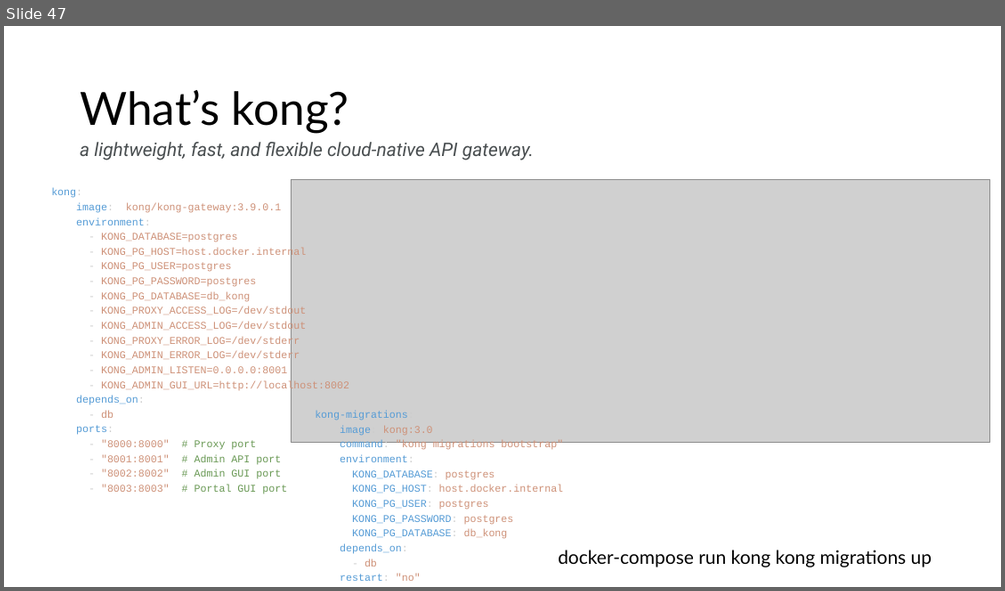
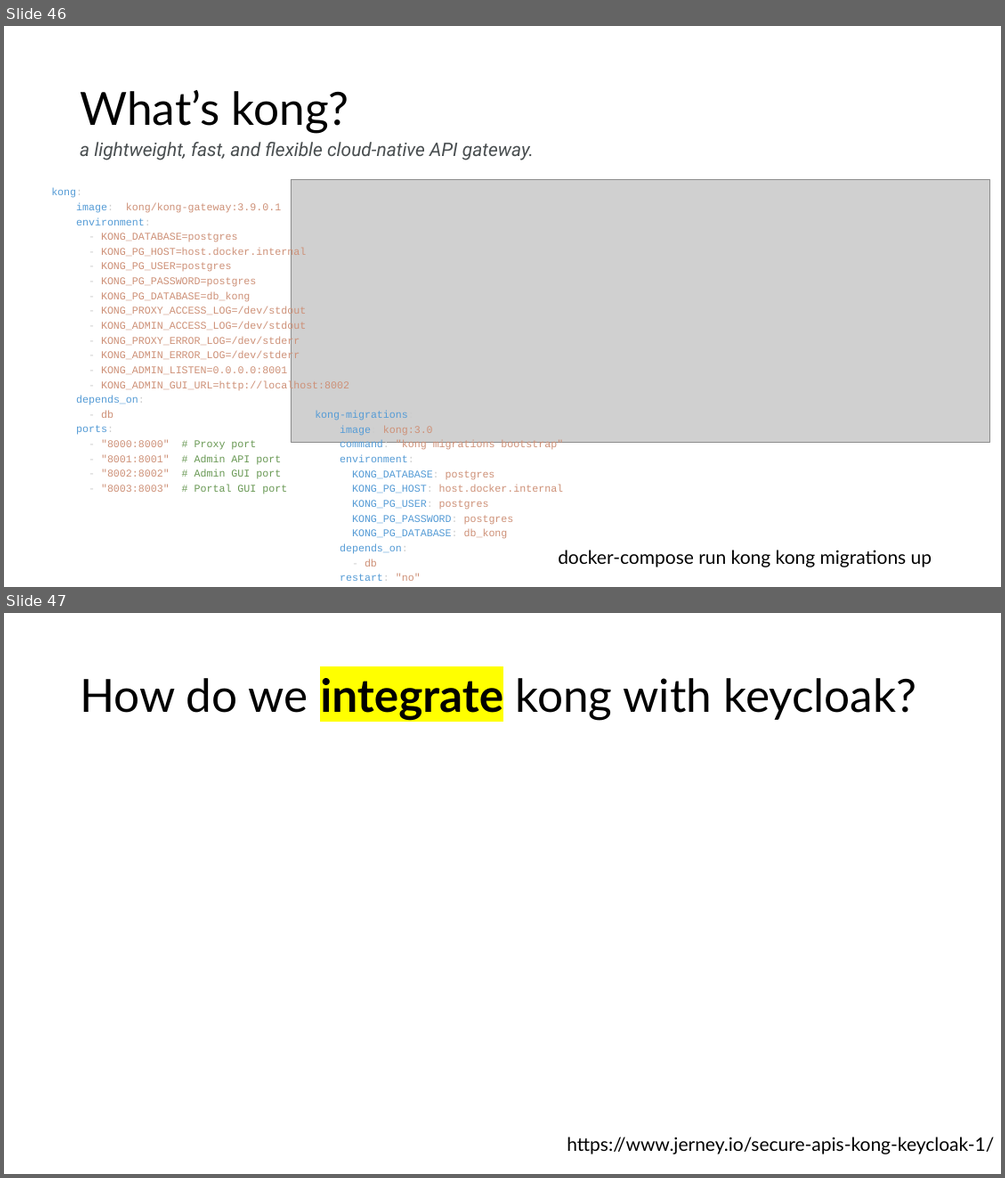
Before and after one commit to koharudin/sso-brin-compose, a slide deck: docs/sso.pptx. Shown one above the other, each under a label of ours: slide 47 before the commit, slides 46 and 47 after it. The pictures are 1005x591 and 1005x1178 pixels, drawn with LibreOffice and Linux fonts; fonts in the diff are those of the drawing; grey boxes stand for pictures. Boxes give left, top, right and bottom in pixels: in the first picture for what was removed or moved away, otherwise in the second. Text is boxed around its words. In the diff, an @@ line names an element or a change of style, - is before the commit and + after.

Commit message:
docs kong

```diff
--- a/docs/sso.pptx
+++ b/docs/sso.pptx
@@ slide 47 added at (4, 613, 1001, 1174), background #FFFFFF @@
@@ title added at (80, 678, 916, 720), 44 pt, text #000000 @@
+How do we integrate kong with keycloak?
@@ text added at (566, 1136, 994, 1154), 18 pt, text #000000 @@
+https://www.jerney.io/secure-apis-kong-keycloak-1/
@@ what was slide 47 is now slide 46 @@
```
Also in this commit, not shown: 1 slide removed, 1 other file.
